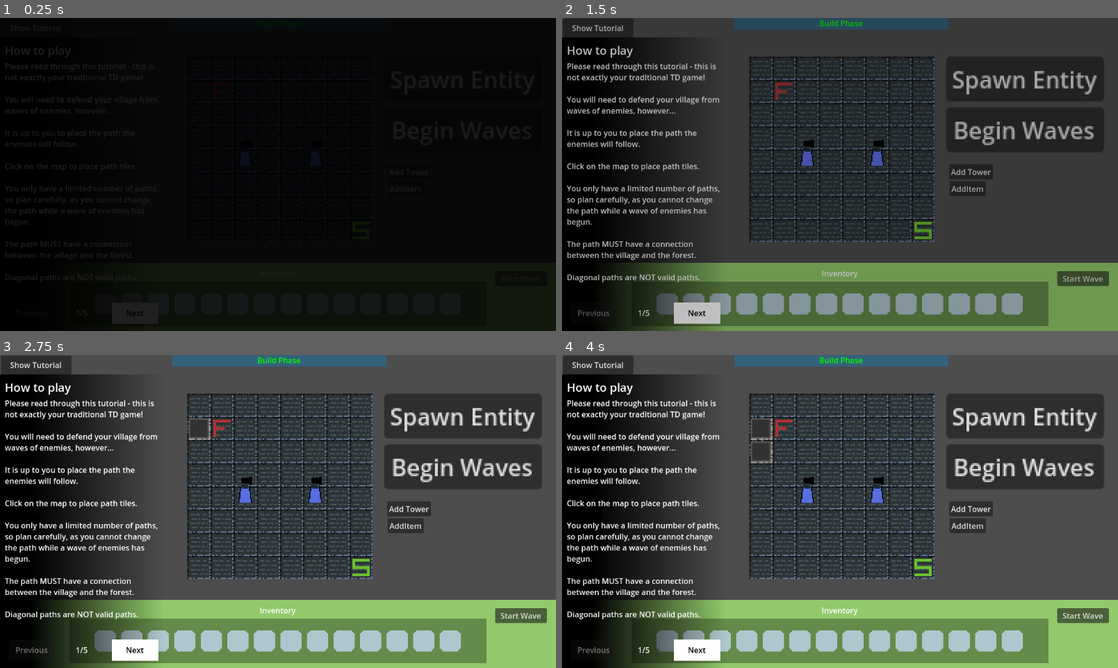
Above: before the commit, frames 1-4 (two rows, left to right).
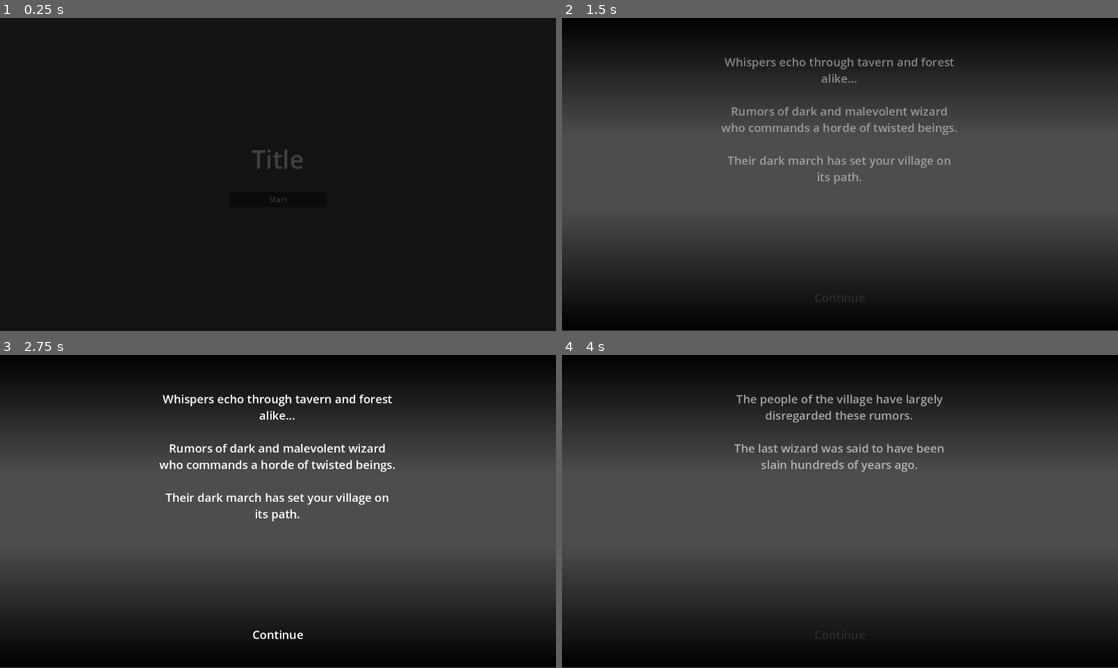
Above: after the commit, the same moments.

Repository: Shmupo/BrackeysGJ-TdGame
Game: Godot game, scene res://Scenes/MainMenu.tscn
The game is run twice, just before and just after one commit, with the same random seed, the same clock (stepped at 60 frames per second) and the same inputs. Before the commit the project starts from res://Scenes/TestScene.tscn.
Inputs (mouse positions are in pixels of both pictures, inside the frame that each line leads up to):
- Up to frame 1 (0.25 s): no input
- Up to frame 2 (1.5 s): click (840, 199) at 0.5 s, where only the run after the commit has a clickable "Start"; click (762, 68) at 1.27 s
- Up to frame 3 (2.75 s): click (200, 426) at 2.02 s
- Up to frame 4 (4 s): click (840, 633) at 2.75 s, where only the run after the commit has a clickable "Continue"; click (762, 452) at 3.52 s

The runs differ from the first frame. In frame 1, 0.2% of the frame differs, in the area x 45-55%, y 42-59%; in frame 2, 64%; in frame 3, 65%, in the area x 0-100%, y 0-100%; in frame 4, 64%.

Commit message:
more pathing

Diff:
--- /dev/null
+++ b/Assets/bactatanks/defeat_sprite_frames.tres
@@ -0,0 +1,74 @@
+[gd_resource type="SpriteFrames" load_steps=11 format=3 uid="uid://csy6jnikqmb7a"]
+
+[ext_resource type="Texture2D" path="res://Assets/bactatanks/Defeat.png" id="1_r2wfm"]
+
+[sub_resource type="AtlasTexture" id="AtlasTexture_7trb2"]
+atlas = ExtResource("1_r2wfm")
+region = Rect2(0, 0, 512, 256)
+
+[sub_resource type="AtlasTexture" id="AtlasTexture_5gbto"]
+atlas = ExtResource("1_r2wfm")
+region = Rect2(512, 0, 512, 256)
+
+[sub_resource type="AtlasTexture" id="AtlasTexture_ai5w0"]
+atlas = ExtResource("1_r2wfm")
+region = Rect2(1024, 0, 512, 256)
+
+[sub_resource type="AtlasTexture" id="AtlasTexture_wff6a"]
+atlas = ExtResource("1_r2wfm")
+region = Rect2(1536, 0, 512, 256)
+
+[sub_resource type="AtlasTexture" id="AtlasTexture_fymem"]
+atlas = ExtResource("1_r2wfm")
+region = Rect2(2048, 0, 512, 256)
+
+[sub_resource type="AtlasTexture" id="AtlasTexture_oq6ej"]
+atlas = ExtResource("1_r2wfm")
+region = Rect2(2560, 0, 512, 256)
+
+[sub_resource type="AtlasTexture" id="AtlasTexture_x01e3"]
+atlas = ExtResource("1_r2wfm")
+region = Rect2(3072, 0, 512, 256)
+
+[sub_resource type="AtlasTexture" id="AtlasTexture_w2dfw"]
+atlas = ExtResource("1_r2wfm")
+region = Rect2(3584, 0, 512, 256)
+
+[sub_resource type="AtlasTexture" id="AtlasTexture_ny256"]
+atlas = ExtResource("1_r2wfm")
+region = Rect2(4096, 0, 512, 256)
+
+[resource]
+animations = [{
+"frames": [{
+"duration": 1.0,
+"texture": SubResource("AtlasTexture_7trb2")
+}, {
+"duration": 1.0,
+"texture": SubResource("AtlasTexture_5gbto")
+}, {
+"duration": 1.0,
+"texture": SubResource("AtlasTexture_ai5w0")
+}, {
+"duration": 1.0,
+"texture": SubResource("AtlasTexture_wff6a")
+}, {
+"duration": 1.0,
+"texture": SubResource("AtlasTexture_fymem")
+}, {
+"duration": 1.0,
+"texture": SubResource("AtlasTexture_oq6ej")
+}, {
+"duration": 1.0,
+"texture": SubResource("AtlasTexture_x01e3")
+}, {
+"duration": 1.0,
+"texture": SubResource("AtlasTexture_w2dfw")
+}, {
+"duration": 1.0,
+"texture": SubResource("AtlasTexture_ny256")
+}],
+"loop": true,
+"name": &"default",
+"speed": 5.0
+}]
--- /dev/null
+++ b/Assets/bactatanks/health_bar_animation_frames.tres
@@ -0,0 +1,74 @@
+[gd_resource type="SpriteFrames" load_steps=11 format=3 uid="uid://da8k1tgotcfia"]
+
+[ext_resource type="Texture2D" path="res://Assets/bactatanks/healthbar.png" id="1_xvdjb"]
+
+[sub_resource type="AtlasTexture" id="AtlasTexture_dko2n"]
+atlas = ExtResource("1_xvdjb")
+region = Rect2(0, 27, 64, 9)
+
+[sub_resource type="AtlasTexture" id="AtlasTexture_ckvdd"]
+atlas = ExtResource("1_xvdjb")
+region = Rect2(64, 27, 64, 9)
+
+[sub_resource type="AtlasTexture" id="AtlasTexture_kyv2k"]
+atlas = ExtResource("1_xvdjb")
+region = Rect2(128, 27, 64, 9)
+
+[sub_resource type="AtlasTexture" id="AtlasTexture_72kcs"]
+atlas = ExtResource("1_xvdjb")
+region = Rect2(192, 27, 64, 9)
+
+[sub_resource type="AtlasTexture" id="AtlasTexture_dgmw1"]
+atlas = ExtResource("1_xvdjb")
+region = Rect2(256, 27, 64, 9)
+
+[sub_resource type="AtlasTexture" id="AtlasTexture_4dd0y"]
+atlas = ExtResource("1_xvdjb")
+region = Rect2(320, 27, 64, 9)
+
+[sub_resource type="AtlasTexture" id="AtlasTexture_4xlib"]
+atlas = ExtResource("1_xvdjb")
+region = Rect2(384, 27, 64, 9)
+
+[sub_resource type="AtlasTexture" id="AtlasTexture_dpeny"]
+atlas = ExtResource("1_xvdjb")
+region = Rect2(448, 27, 64, 9)
+
+[sub_resource type="AtlasTexture" id="AtlasTexture_4pwa7"]
+atlas = ExtResource("1_xvdjb")
+region = Rect2(512, 27, 64, 9)
+
+[resource]
+animations = [{
+"frames": [{
+"duration": 1.0,
+"texture": SubResource("AtlasTexture_dko2n")
+}, {
+"duration": 1.0,
+"texture": SubResource("AtlasTexture_ckvdd")
+}, {
+"duration": 1.0,
+"texture": SubResource("AtlasTexture_kyv2k")
+}, {
+"duration": 1.0,
+"texture": SubResource("AtlasTexture_72kcs")
+}, {
+"duration": 1.0,
+"texture": SubResource("AtlasTexture_dgmw1")
+}, {
+"duration": 1.0,
+"texture": SubResource("AtlasTexture_4dd0y")
+}, {
+"duration": 1.0,
+"texture": SubResource("AtlasTexture_4xlib")
+}, {
+"duration": 1.0,
+"texture": SubResource("AtlasTexture_dpeny")
+}, {
+"duration": 1.0,
+"texture": SubResource("AtlasTexture_4pwa7")
+}],
+"loop": true,
+"name": &"Health",
+"speed": 5.0
+}]
--- a/Scripts/Entity/EntityBaseClass.gd
+++ b/Scripts/Entity/EntityBaseClass.gd
@@ -2,26 +2,39 @@
 extends Node2D
 
 # get parent
-@onready var entity_manager: EntityManager = %EntityManager
+
+@onready var entityManager: EntityManager = $".."
+
 @onready var movementComponent: MovementComponent = $MovementComponent
+@onready var health_bar: HealthBar = $HealthBar
+
+@onready var player: Player = %Player
+
+
 
 # Dictionary is used for initial configuration
 # This allows the same interface for all subclasses, even with varying config
 @export var config: Dictionary = {
 	"speed": 10,
 	"health": 10,
-	"armor": 0
+	"armor": 0,
+	"points": 100,
+	"damage": 10
 } : set = configure
 
 # exposed here so you don't have to access the movementComponent
 # passed the value to the movement component automatically
 @export var moveSpeed: float = 10: set = setMoveSpeed
+@export var points_value: int = 100
+@export var max_health: float = 5.0
+@export var strength: int = 10
+@onready var health = self.max_health
 
-@export var health: float = 5
 
 
 func _ready() -> void:
 	configure(config)  # Apply the default config
+	player = get_player()
 
 
 # sets the path for the entity to follow
@@ -49,7 +62,14 @@
 		#setMoveSpeed(config["speed"])
 
 	if config.has("health"):
+		max_health = config["health"]
 		health = config["health"]
+
+	if config.has("points"):
+		points_value = config["points"]
+
+	if config.has("strength"):
+		strength = config["strength"]
 
 	# TODO: update other internal variables
 
@@ -65,13 +85,28 @@
 func startMoving() -> void:
 	movementComponent.startMoving()
 
+func get_player() -> Player:
+	if player == null:
+		player = get_parent().get_node("%Player")  # No clue why parent is needed here
+
+	return player
+
 # perhaps particles, death sound, score, whatever
 # always good to have as seperate function
 func die() -> void:
+	player.add_points(points_value)
+	delete()
+
+func hit_base() -> void:
+	player.take_damage(strength)
+	delete()
+
+func delete() -> void:
 	movementComponent.queue_free()
 	queue_free()
 
 func removeHealth(amount: float) -> void:
 	health -= amount
+	health_bar.set_health_percent(health / max_health)
 	if health <= 0:
 		die()
--- a/Scripts/Entity/EntityManager.gd
+++ b/Scripts/Entity/EntityManager.gd
@@ -14,48 +14,31 @@
 
 # pre-load scenes for enemy types
 @onready var enemy_type: Dictionary = {
-	"BaseEntity": load("res://Scenes/Components/Entities/BaseEntity.tscn"),
-	"OtherEntity": load("res://Scenes/Components/Entities/OtherEntity.tscn"),
-	"KnightEntity": load("../../Scenes/Components/Entities/KnightEntity.tscn"),
+	"BaseEntity": preload("res://Scenes/Components/Entities/BaseEntity.tscn"),
+	"OtherEntity": preload("res://Scenes/Components/Entities/OtherEntity.tscn"),
+	"KnightEntity": preload("../../Scenes/Components/Entities/KnightEntity.tscn"),
 }
 
 # set as parent
 @onready var userInteractableTileMapLayer: UserInteractableTilemapLayer = $".."
 
-# TESTING
-@onready var spawnEntityButton: Button = %SpawnEntityButton
-
 var startCoord: Vector2
-
-# keep count of alive entities
-# increment when spawn entity
-# decrement when deleting entity
-var entitiesCount: int = 0
-
-func _ready() -> void:
-	if spawnEntityButton != null:
-		spawnEntityButton.button_up.connect(spawnAndSendOutEntity)
 
 # make sure the the path is valid and generated before calling this
 func getPath() -> PackedVector2Array:
 	return userInteractableTileMapLayer.pathingComponent.getPath()
 
 func spawnAndSendOutEntity() -> void:
-	entitiesCount += 1
 	var testEntityInstance: Entity = enemy_type["BaseEntity"].instantiate()
+	add_child(testEntityInstance)
 	testEntityInstance.configure({"speed": 50})
 	# NOTE - need to add to scene first to allow certain variables to initialize
-	add_child(testEntityInstance)
 	testEntityInstance.setup(getPath())
 	testEntityInstance.startMoving()
-
-func giveNewPath(targetEntity):
-	print("1")
 
 
 ## Spawn entity by name
 func spawnEntity(name: String, config: Dictionary = {}) -> void:
-	entitiesCount += 1
 	var etype = enemy_type[name]
 	if etype == null:
 		print("".join(["Unknown enemy type: ", name]))
--- a/Scripts/Entity/MovementComponent.gd
+++ b/Scripts/Entity/MovementComponent.gd
@@ -18,7 +18,6 @@
 
 # get parent
 @onready var entity: Entity = $".."
-@onready var entity_manager: EntityManager = %EntityManager
 
 # call this before making the entity do anything
 func setup(newPath: Array[Vector2]) -> void:
@@ -26,7 +25,7 @@
 
 # call this to make this entity start moving along the path
 func startMoving() -> void:
-	if path == null || path.is_empty():
+	if path.is_empty():
 		print("ERROR: called startMoving on " + name + ", but no path is set to move along.")
 	else:
 		moving = true
@@ -42,10 +41,7 @@
 		# cannot do entity.global_position == path[pathIdx] due to floating point comparison not working
 		# using distance_squared_to because it is faster than distance_to
 		if entity.global_position.distance_squared_to(path[pathIdx]) < 0.01: # if reached target coord
-		# if reach coordinate in path
-			if entity.global_position == path[pathIdx]:
-				#entity_manager.giveNewPath(2)
-				pathIdx += 1 # increment coordinate idx
-				if pathIdx >= path.size(): # reached end of path
-					moving = false
-					## DO SOMETHING AFTER REACHING END OF PATH
+			pathIdx += 1 # increment coordinate idx
+			if pathIdx >= path.size(): # reached end of path
+				moving = false
+				## DO SOMETHING AFTER REACHING END OF PATH
--- a/Scripts/TileMap/PathingComponent.gd
+++ b/Scripts/TileMap/PathingComponent.gd
@@ -46,13 +46,7 @@
 	startCoord = newStartCoord
 	endCoord = newEndCoord
 
-	#Should start as false, idk where to change it.
-	aStarGrid.set_point_solid(startCoord, false)
-	aStarGrid.set_point_solid(endCoord, false)
-
 	initAStarGrid()
-
-	updatePath()
 
 
 # need to call everytime a new path is made
@@ -67,20 +61,21 @@
 	if aStarGrid.get_point_path(startCoord, endCoord) == null:
 		print("ERROR, impossible pathing between ", startCoord, " and ", endCoord)
 
+	aStarGrid.fill_solid_region(aStarGrid.region)
 
 	# set start and end tiles as not solid
-
+	aStarGrid.set_point_solid(startCoord, false)
+	aStarGrid.set_point_solid(endCoord, false)
 
 	# disable diagonal movement
 	aStarGrid.diagonal_mode =AStarGrid2D.DIAGONAL_MODE_NEVER
 	#print(aStarGrid.region)
 
 
-
 # sets coordinate as not solid
-# updates the path every time this is called
+# updates the path every time this is calledf
 func placePath(coord: Vector2i) -> void:
-	aStarGrid.set_point_solid(coord, true)
+	aStarGrid.set_point_solid(coord, false)
 	#print(coord, " is now not solid")
 	updatePath()
 
@@ -88,7 +83,7 @@
 # sets coordinate as solid
 # updates the path every time this is called
 func removePath(coord: Vector2i) -> void:
-	aStarGrid.set_point_solid(coord, false)
+	aStarGrid.set_point_solid(coord, true)
 	updatePath()
 
 
--- a/project.godot
+++ b/project.godot
@@ -12,7 +12,7 @@
 
 config/name="TdGame"
 config/tags=PackedStringArray("tower_defence")
-run/main_scene="res://Scenes/TestScene.tscn"
+run/main_scene="res://Scenes/MainMenu.tscn"
 config/features=PackedStringArray("4.3", "Forward Plus")
 config/icon="res://icon.svg"
 
Not shown: 1 places in Scenes/TestScene.tscn that only renumber resources
